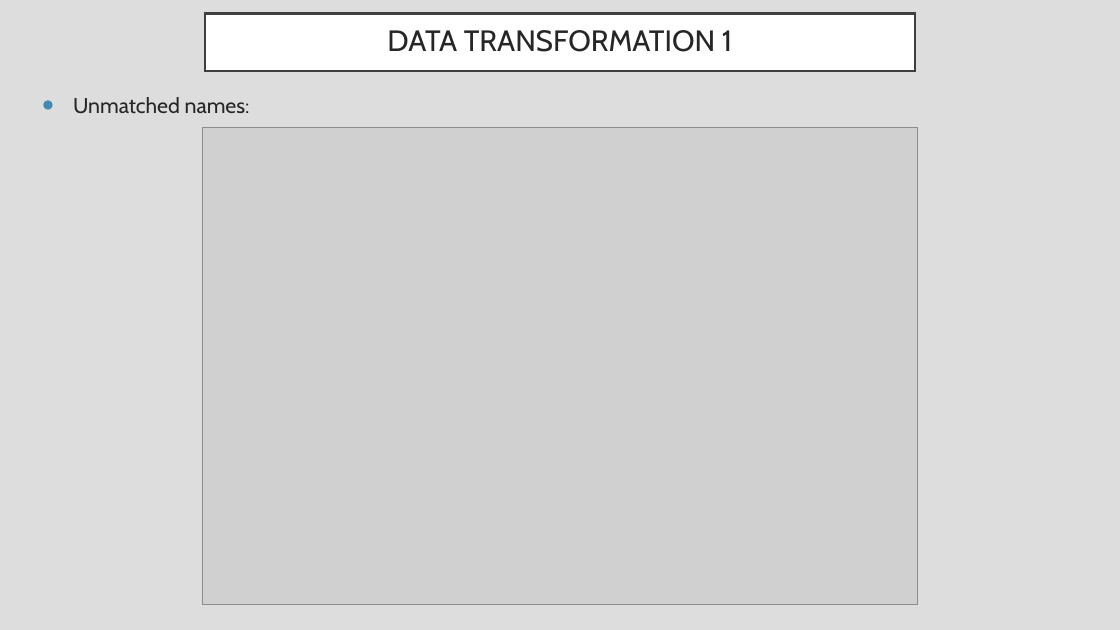
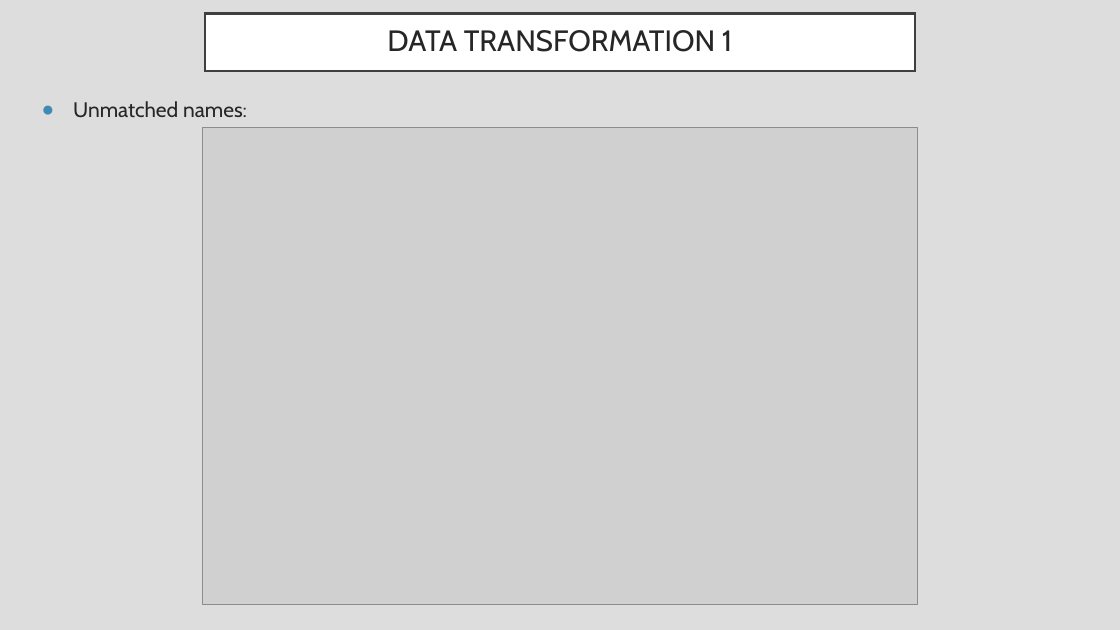
Before and after one commit to RealDreammaker/ProjectETL, a slide deck: slide 8 of ETL Process Presentation.pptx. Drawn at 1120x630 pixels with LibreOffice and Linux fonts; fonts in the diff are those of the drawing; grey boxes stand for pictures. Boxes give left, top, right and bottom in pixels: in the first picture for what was removed or moved away, otherwise in the second. Text is boxed around its words. In the diff, an @@ line names an element or a change of style, - is before the commit and + after.

```diff
--- a/ETL Process Presentation.pptx
+++ b/ETL Process Presentation.pptx
@@ text "Unmatched names:" at bbox=[73, 101, 247, 118]: size 18.2 to 18 pt; line spacing 0.8 to 1 @@
```
Also in this commit, not shown: 4 other slides changed, 1 other file.
